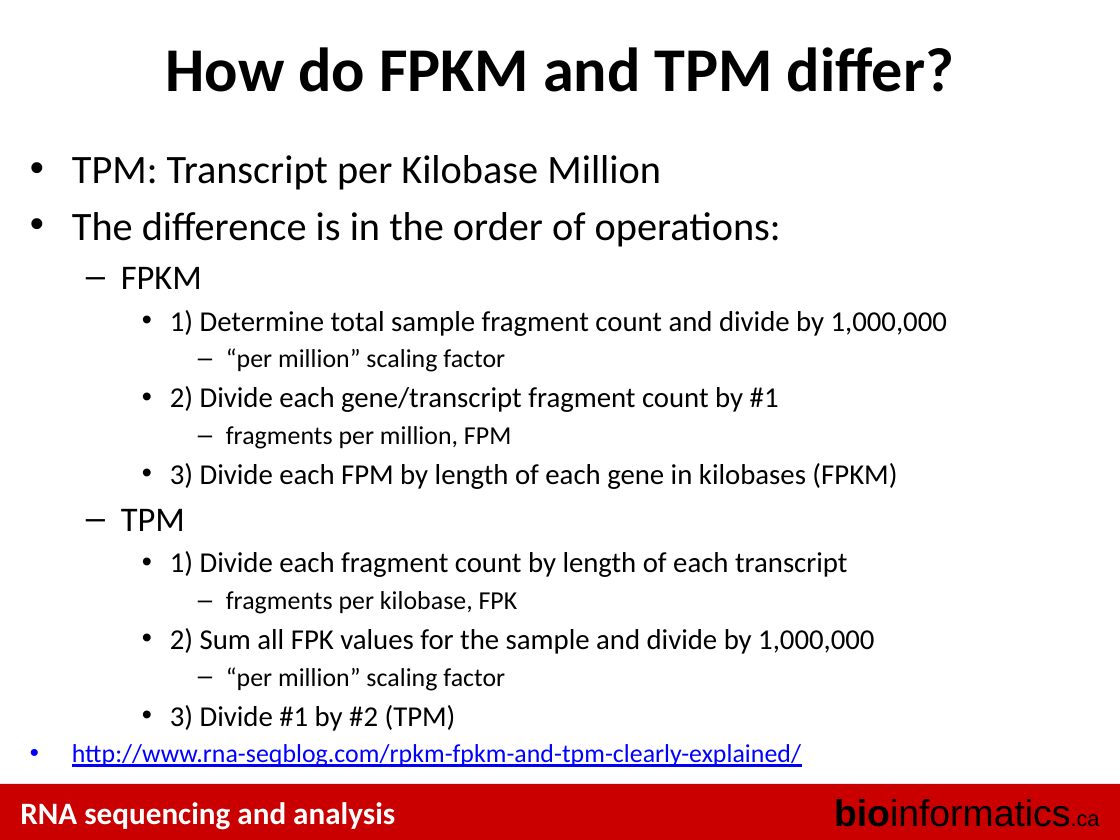
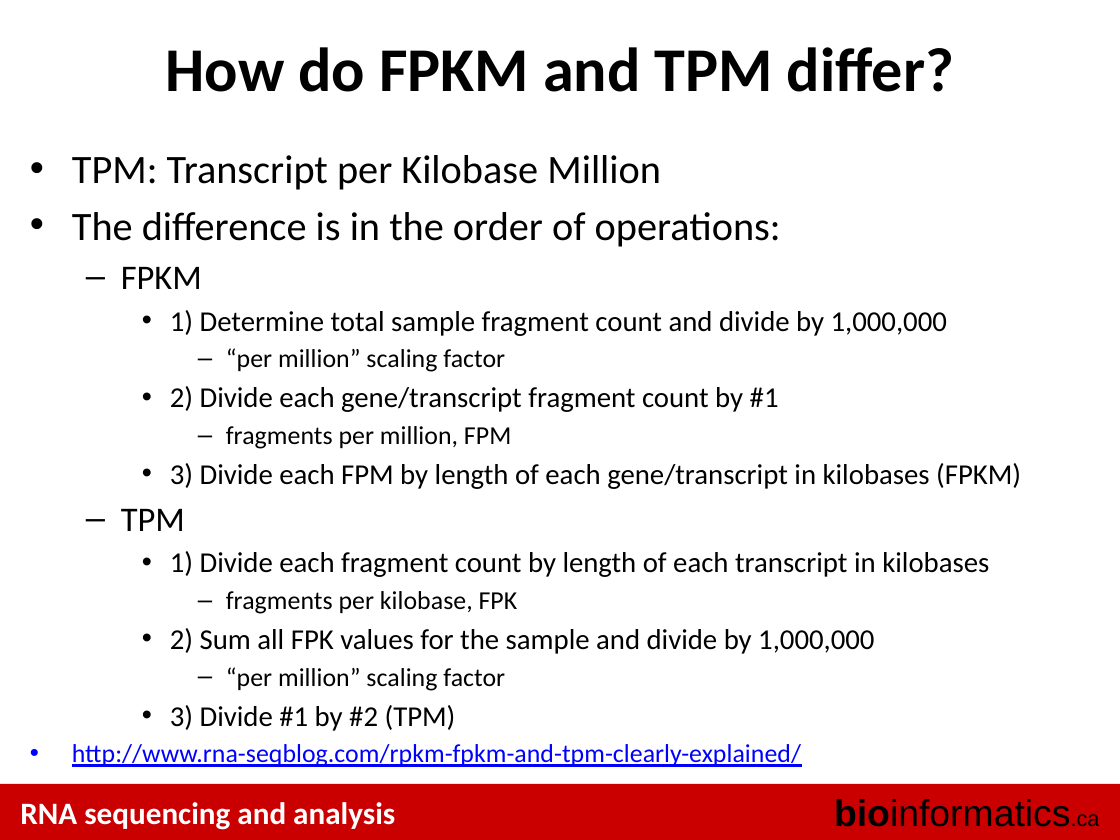
Before and after one commit to griffithlab/rnaseq_tutorial_wiki, a slide deck: slide 8 of LectureFiles/cbw/2017/RNASeq_Module3_Lecture.pptx. Drawn at 1120x840 pixels with LibreOffice and Linux fonts; fonts in the diff are those of the drawing. Boxes give left, top, right and bottom in pixels: in the first picture for what was removed or moved away, otherwise in the second. Text is boxed around its words. In the diff, an @@ line names an element or a change of style, - is before the commit and + after.

```diff
--- a/LectureFiles/cbw/2017/RNASeq_Module3_Lecture.pptx
+++ b/LectureFiles/cbw/2017/RNASeq_Module3_Lecture.pptx
@@ text at (170, 463, 1021, 489): text changed @@
-    • 3) Divide each FPM by length of each gene in kilobases (FPKM)
+    • 3) Divide each FPM by length of each gene/transcript in kilobases (FPKM)
@@ text at (170, 551, 989, 577): text changed @@
-    • 1) Divide each fragment count by length of each transcript
+    • 1) Divide each fragment count by length of each transcript in kilobases
```
Also in this commit, not shown: 3 other slides changed, 3 slides added, 1 other file.
